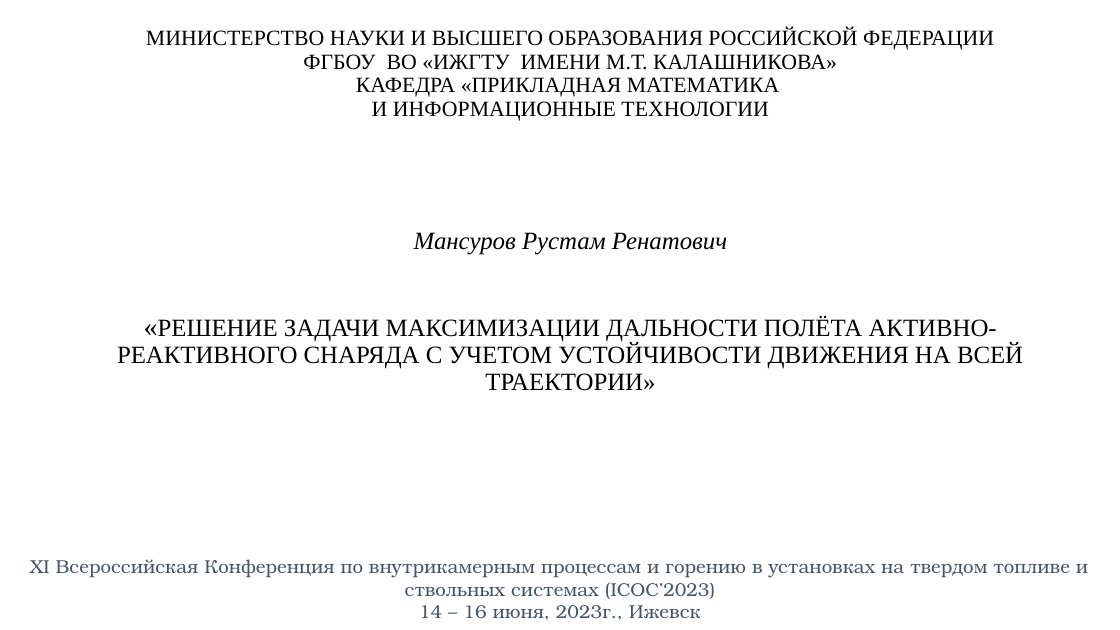
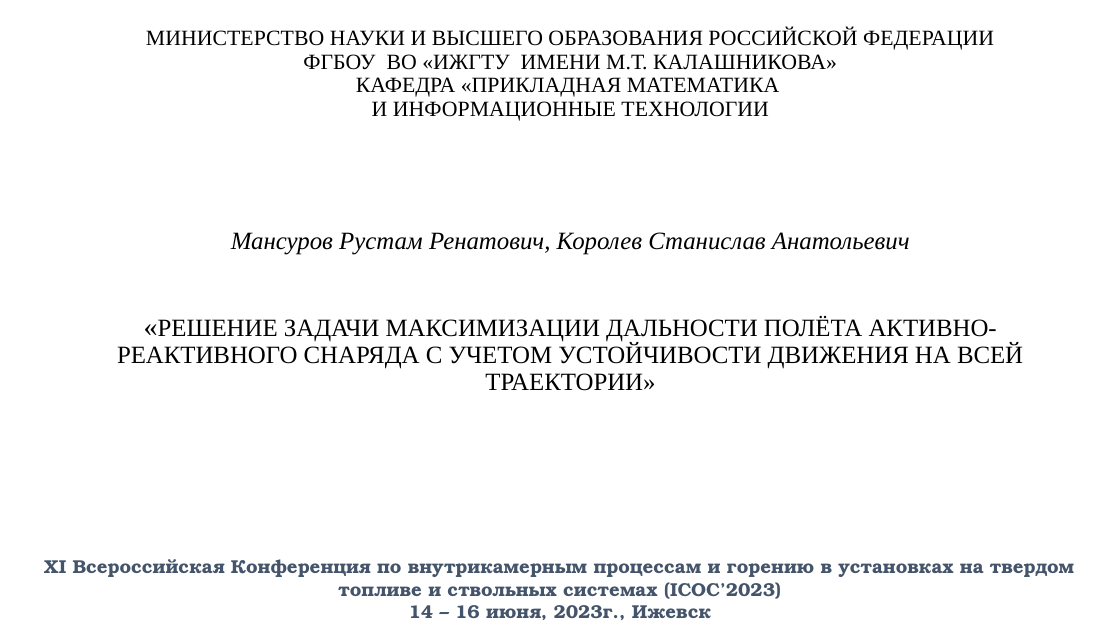
Before and after one commit to rustam-mansurov/cats, a slide deck: slide 1 of Конференции/Icoc/ICOC 2023 Мансуров.pptx. Drawn at 1120x630 pixels with LibreOffice and Linux fonts; fonts in the diff are those of the drawing. Boxes give left, top, right and bottom in pixels: in the first picture for what was removed or moved away, otherwise in the second. Text is boxed around its words. In the diff, an @@ line names an element or a change of style, - is before the commit and + after.

Commit message:
microupdate

```diff
--- a/Конференции/Icoc/ICOC 2023 Мансуров.pptx
+++ b/Конференции/Icoc/ICOC 2023 Мансуров.pptx
@@ title at (x1=117, y1=28, x2=1023, y2=391): text changed; size 14 to 16 pt @@
-МИНИСТЕРСТВО НАУКИ И ВЫСШЕГО ОБРАЗОВАНИЯ РОССИЙСКОЙ ФЕДЕРАЦИИ
-ФГБОУ ВО «ИЖГТУ ИМЕНИ М.Т. КАЛАШНИКОВА»
-КАФЕДРА «ПРИКЛАДНАЯ МАТЕМАТИКА
-И ИНФОРМАЦИОННЫЕ ТЕХНОЛОГИИ
-Мансуров Рустам Ренатович
-«РЕШЕНИЕ ЗАДАЧИ МАКСИМИЗАЦИИ ДАЛЬНОСТИ ПОЛЁТА АКТИВНО-РЕАКТИВНОГО СНАРЯДА С УЧЕТОМ УСТОЙЧИВОСТИ ДВИЖЕНИЯ НА ВСЕЙ ТРАЕКТОРИИ»
+МИНИСТЕРСТВО НАУКИ И ВЫСШЕГО ОБРАЗОВАНИЯ РОССИЙСКОЙ ФЕДЕРАЦИИ
+ФГБОУ ВО «ИЖГТУ ИМЕНИ М.Т. КАЛАШНИКОВА»
+КАФЕДРА «ПРИКЛАДНАЯ МАТЕМАТИКА
+И ИНФОРМАЦИОННЫЕ ТЕХНОЛОГИИ
+Мансуров Рустам Ренатович, Королев Станислав Анатольевич
+«РЕШЕНИЕ ЗАДАЧИ МАКСИМИЗАЦИИ ДАЛЬНОСТИ ПОЛЁТА АКТИВНО-РЕАКТИВНОГО СНАРЯДА С УЧЕТОМ УСТОЙЧИВОСТИ ДВИЖЕНИЯ НА ВСЕЙ ТРАЕКТОРИИ»
@@ text "XI Всероссийская Конференция по внутрикамерным ..." at (x1=44, y1=559, x2=1074, y2=618): bold on @@
```
